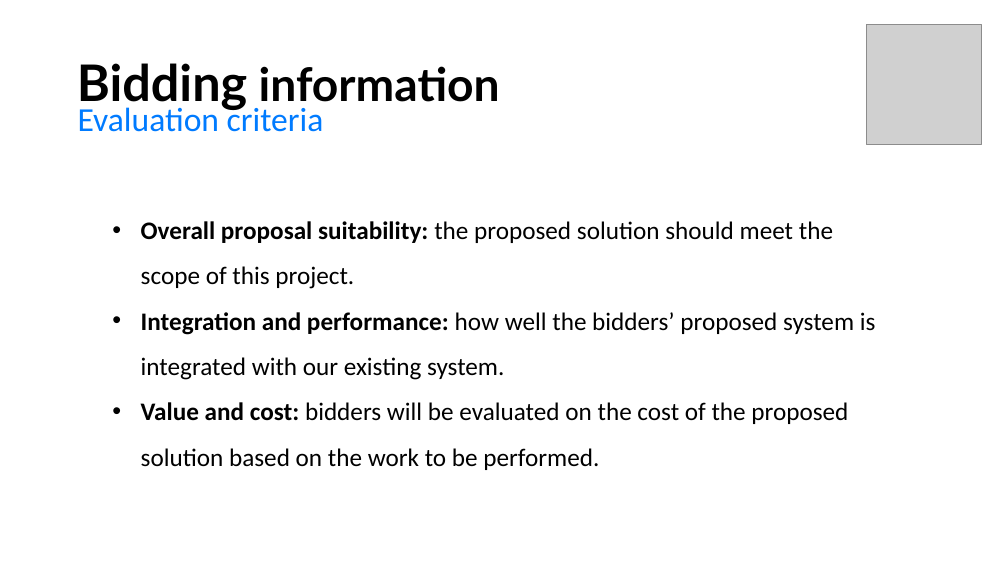
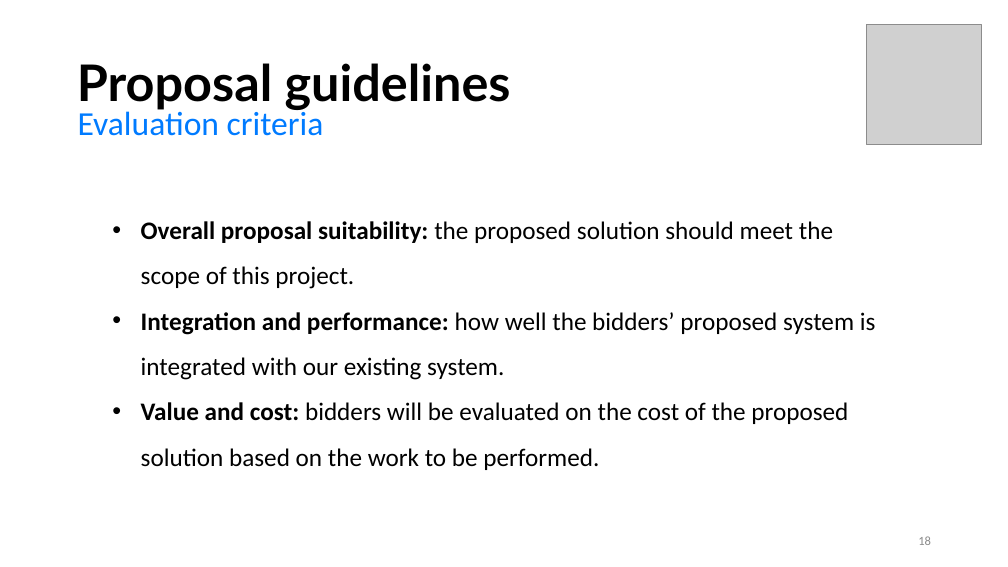
Before and after one commit to seraogianluca/IR2, a slide deck: slide 18 of PM/RFP Presentation.pptx. Drawn at 1008x567 pixels with LibreOffice and Linux fonts; fonts in the diff are those of the drawing; grey boxes stand for pictures. Boxes give left, top, right and bottom in pixels: in the first picture for what was removed or moved away, otherwise in the second. Text is boxed around its words. In the diff, an @@ line names an element or a change of style, - is before the commit and + after.

```diff
--- a/PM/RFP Presentation.pptx
+++ b/PM/RFP Presentation.pptx
@@ title at <box>77,63,511,110</box>: text changed; size 44 to 48 pt @@
-Bidding information
+Proposal guidelines
@@ text "Evaluation criteria": place and size @@
-text "Evaluation criteria" at <box>78,103,324,132</box>
+text "Evaluation criteria" at <box>78,107,324,136</box>
@@ page number added at <box>918,536,931,545</box>, 12 pt, text #8C8C8C @@
+18
```
Also in this commit, not shown: 17 other slides changed, 1 other file.
